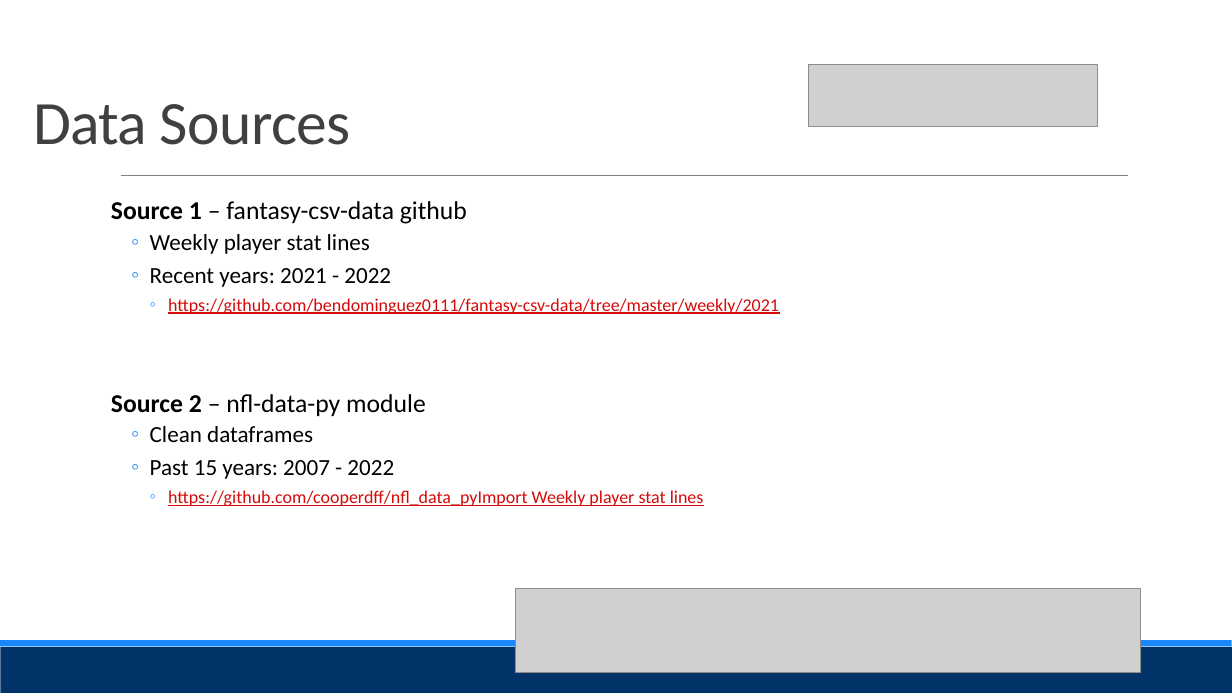
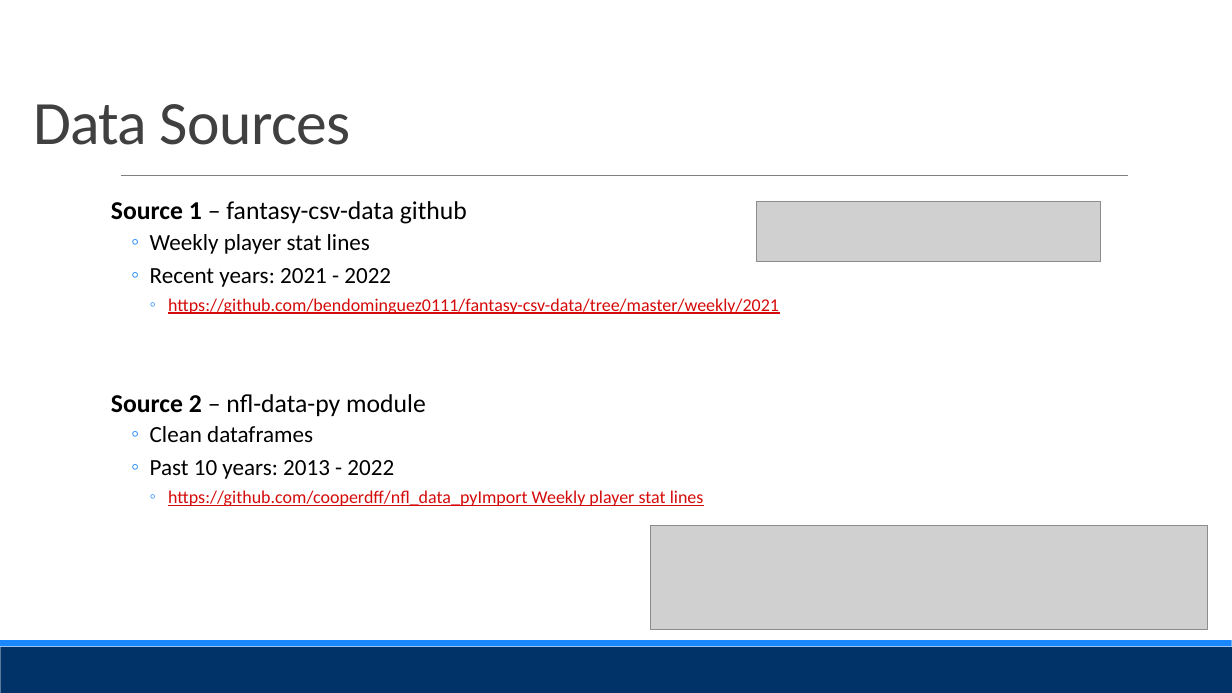
Before and after one commit to Evdawg/Project_4_FF_ML, a slide deck: slide 5 of Presentation.pptx. Drawn at 1232x693 pixels with LibreOffice and Linux fonts; fonts in the diff are those of the drawing; grey boxes stand for pictures. Boxes give left, top, right and bottom in pixels: in the first picture for what was removed or moved away, otherwise in the second. Text is boxed around its words. In the diff, an @@ line names an element or a change of style, - is before the commit and + after.

```diff
--- a/Presentation.pptx
+++ b/Presentation.pptx
@@ picture removed at <box>809,64,1097,127</box> @@
@@ picture added at <box>757,201,1102,262</box> @@
@@ text at <box>150,460,394,479</box>: text changed @@
-  ◦ Past 15 years: 2007 - 2022
+  ◦ Past 10 years: 2013 - 2022
@@ picture added at <box>651,526,1208,629</box> @@
@@ picture removed at <box>516,588,1141,673</box> @@
```
Also in this commit, not shown: 3 other slides changed, 4 slides added, 5 slides removed.
